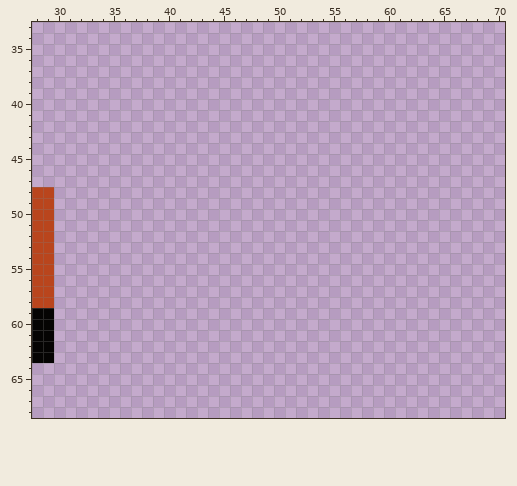
Two states of a pixel-art file, assets/Double-take-tilemap.aseprite. This is how it looked before the edit.
160x160 pixels, 1 frame. Colours within 5 levels of each other are drawn and written as one. Shown: x 28..70, y 33..68.
After:
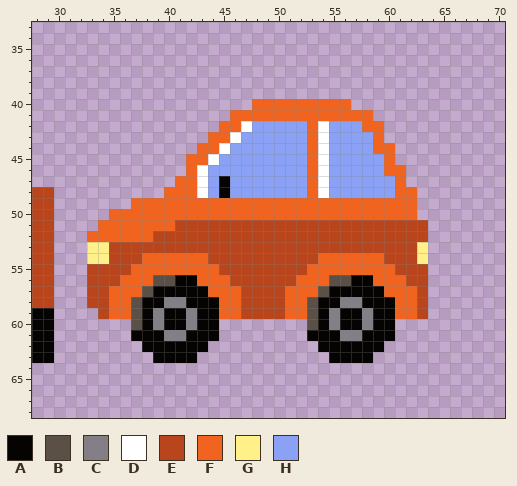
Palette (. is transparent): A #050403  B #5b5045  C #847e87  D #ffffff  E #b9451d  F #f1641f  G #fff089  H #8aa1f6
From old to new:
@@ x 28..70 @@
 39 ...........................................
-40 ...........................................
-41 ...........................................
-42 ...........................................
-43 ...........................................
-44 ...........................................
-45 ...........................................
-46 ...........................................
-47 ...........................................
-48 EE.........................................
-49 EE.........................................
-50 EE.........................................
-51 EE.........................................
-52 EE.........................................
-53 EE.........................................
-54 EE.........................................
-55 EE.........................................
-56 EE.........................................
-57 EE.........................................
-58 EE.........................................
-59 AA.........................................
-60 AA.........................................
-61 AA.........................................
-62 AA.........................................
-63 AA.........................................
+40 ....................FFFFFFFFF..............
+41 ..................FFFFFFFFFFFFF............
+42 .................FFDHHHHHFDHHHFF...........
+43 ................FFDHHHHHHFDHHHHF...........
+44 ...............FFDHHHHHHHFDHHHHFF..........
+45 ..............FFDHHHHHHHHFDHHHHHF..........
+46 ..............FDHHHHHHHHHFDHHHHHFF.........
+47 .............FFDHAHHHHHHHFDHHHHHHF.........
+48 EE..........FFFDHAHHHHHHHFDHHHHHHFF........
+49 EE.......FFFFFFFFFFFFFFFFFFFFFFFFFF........
+50 EE.....FFFFFFFFFFFFFFFFFFFFFFFFFFFF........
+51 EE....FFFFFFFEEEEEEEEEEEEEEEEEEEEEEE.......
+52 EE...FFFFFFEEEEEEEEEEEEEEEEEEEEEEEEE.......
+53 EE...GGEEEEEEEEEEEEEEEEEEEEEEEEEEEEG.......
+54 EE...GGEEEFFFFFFEEEEEEEEEEFFFFFFEEEG.......
+55 EE...EEEEFFFFFFFFEEEEEEEEFFFFFFFFEEE.......
+56 EE...EEEFFFBBAAFFFEEEEEEFFFBBAAFFFEE.......
+57 EE...EEFFFBAAAAAFFFEEEEFFFBAAAAAFFFE.......
+58 EE...EEFFBAACCAAAFFEEEEFFBAACCAAAFFE.......
+59 AA....EFFBACAACAAFFEEEEFFBACAACAAFFE.......
+60 AA.......BACAACAA........BACAACAA..........
+61 AA.......AAACCAAA........AAACCAAA..........
+62 AA........AAAAAA..........AAAAAA...........
+63 AA.........AAAA............AAAA............
 64 ...........................................
